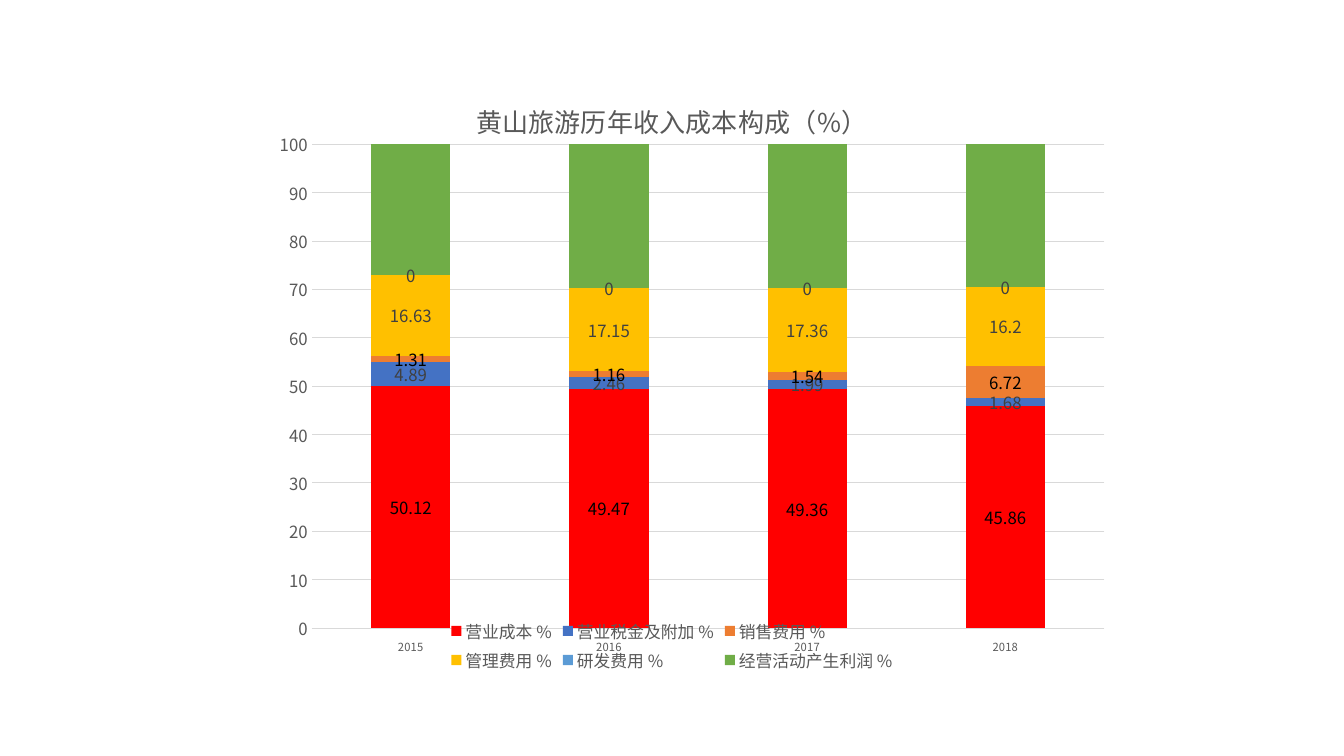
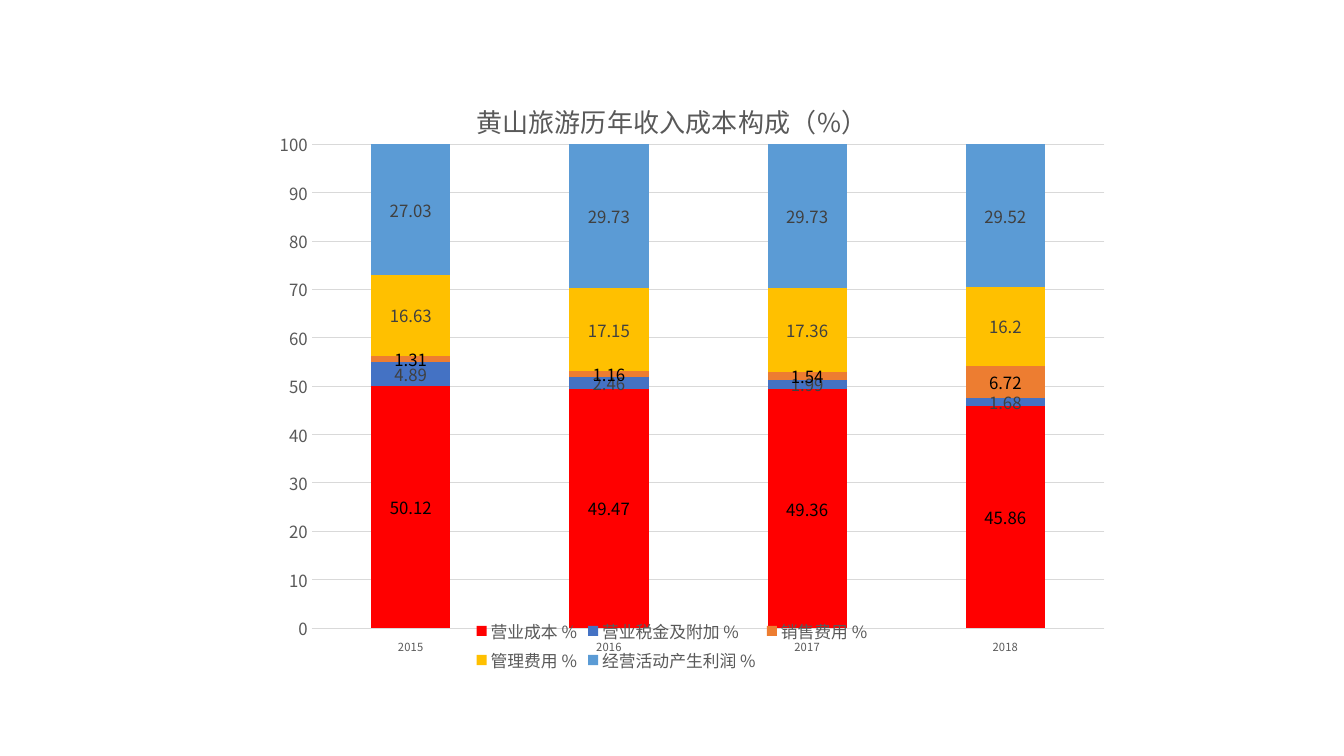
Before and after one commit to mxw2/stackDataDeal, a slide deck: slide 6 of result_ppt/11黄山旅游/11黄山旅游.pptx. Drawn at 1344x756 pixels with LibreOffice and Linux fonts; fonts in the diff are those of the drawing. Boxes give left, top, right and bottom in pixels: in the first picture for what was removed or moved away, otherwise in the second. Text is boxed around its words. In the diff, an @@ line names an element or a change of style, - is before the commit and + after.

```diff
--- a/result_ppt/11黄山旅游/11黄山旅游.pptx
+++ b/result_ppt/11黄山旅游/11黄山旅游.pptx
@@ column stacked chart at bbox=[224, 80, 1120, 678] @@
-研发费用 %: 0, 0, 0, 0
+经营活动产生利润 %: 27.03, 29.73, 29.73, 29.52
-经营活动产生利润 %: 27, 30, 30, 30
```
Also in this commit, not shown: 4 other slides changed, 1 slide added, 1 slide removed, 7 other files.
